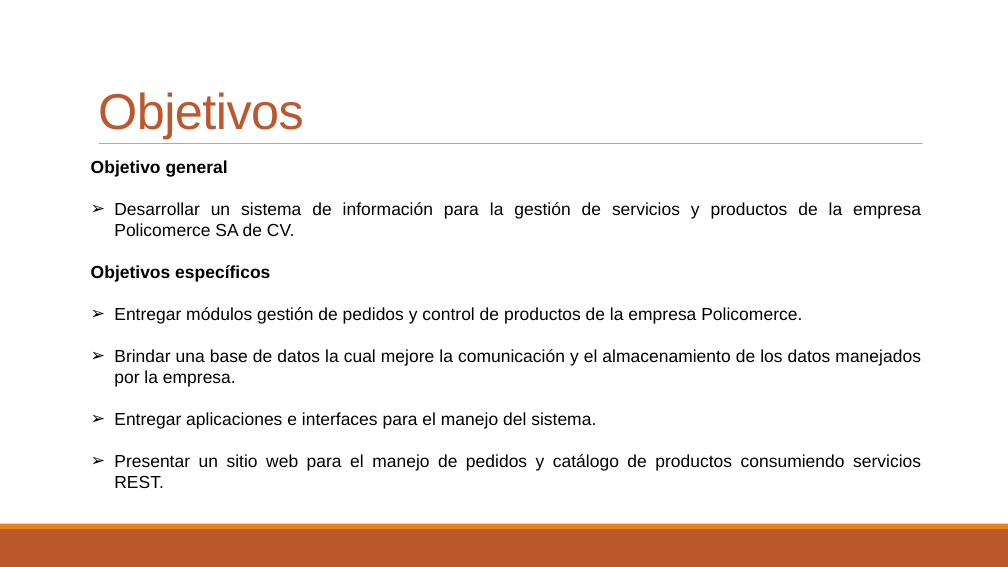
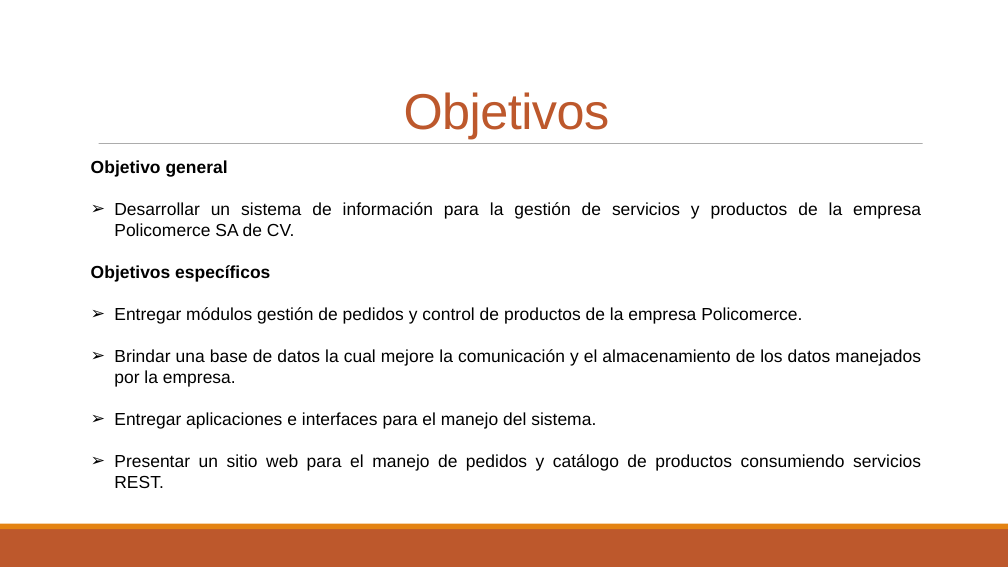
Before and after one commit to Edwinutec2017/tesisoracle-, a slide deck: slide 2 of nuevo/diapositiva_policomerce.pptx. Drawn at 1008x567 pixels with LibreOffice and Linux fonts; fonts in the diff are those of the drawing. Boxes give left, top, right and bottom in pixels: in the first picture for what was removed or moved away, otherwise in the second. Text is boxed around its words. In the diff, an @@ line names an element or a change of style, - is before the commit and + after.

```diff
--- a/nuevo/diapositiva_policomerce.pptx
+++ b/nuevo/diapositiva_policomerce.pptx
@@ text "Objetivos" at [404, 92, 610, 139]: alignment left to centre @@
```
Also in this commit, not shown: 7 other slides changed, 1 slide added, 1 slide removed, 1 other file.
